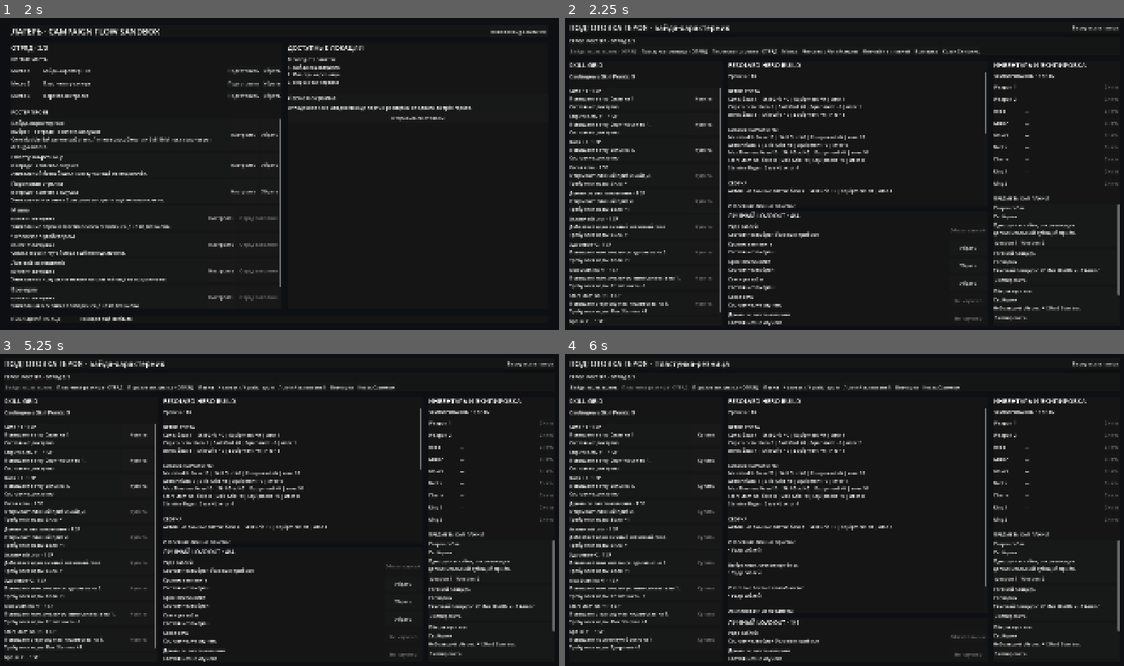
Above: before the commit, frames 1-4 (two rows, left to right).
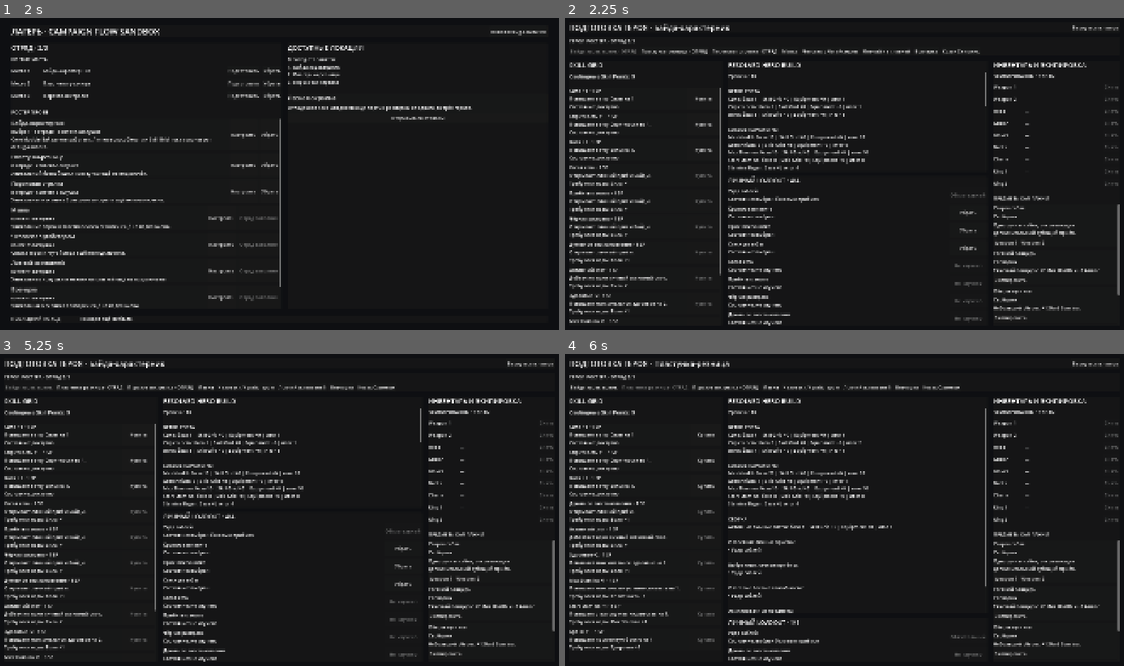
Above: after the commit, the same moments.

Repository: DanilNikolin/kleynod-steppe-frontier
Game: Godot game, scene res://scenes/campaign/campaign_sandbox.tscn
Two runs of this game, one before a commit and one after it. Both use one fixed random seed, a clock stepped at 60 frames per second and the inputs below.
Inputs:
- Up to frame 1 (2 s): click "Новая debug-кампания" at 0.5 s; click "Новая debug-кампания" at 1.25 s
- Up to frame 2 (2.25 s): click "Подготовить" at 2 s
- Up to frame 3 (5.25 s): click "Вернуться в лагерь" at 2.75 s; click "Убрать" at 3.5 s; click "Подготовить" at 4.25 s; click "Байда-характерник" at 5 s
- Up to frame 4 (6 s): click "Пластунка-резница · ОТРЯД" at 5.75 s

Frame 1 is identical in both runs. In frame 2, 2.5% of the frame differs, in the area x 0-76%, y 28-99%; in frame 3, 2.5%; in frame 4, nothing differs.

Commit message:
feat(bayda): add pin down and black massacre abilities with corresponding statuses and skill grid nodes

Diff:
--- /dev/null
+++ b/content/abilities/heroes/bayda/bayda_black_massacre.tres
@@ -0,0 +1,45 @@
+[gd_resource type="Resource" script_class="AbilityDefinition" format=3]
+
+[ext_resource type="Script" path="res://core/battle/abilities/ability_definition.gd" id="1_ability"]
+[ext_resource type="Script" path="res://core/battle/targeting/ability_targeting_definition.gd" id="2_targeting"]
+[ext_resource type="Script" path="res://core/battle/effects/battle_effect.gd" id="3_effect"]
+[ext_resource type="Script" path="res://core/battle/effects/damage_effect.gd" id="4_damage"]
+[ext_resource type="Script" path="res://core/battle/effects/apply_status_effect.gd" id="5_apply_status"]
+[ext_resource type="Resource" path="res://content/statuses/heroes/bayda/bayda_cracked_armor.tres" id="6_cracked_armor"]
+[ext_resource type="Resource" path="res://content/statuses/heroes/bayda/bayda_massacre_pinned.tres" id="7_pinned"]
+
+[sub_resource type="Resource" id="Resource_black_massacre_damage"]
+script = ExtResource("4_damage")
+base_damage = 5
+strength_scaling = 0.0
+effect_id = &"effect_bayda_black_massacre_damage"
+
+[sub_resource type="Resource" id="Resource_black_massacre_armor"]
+script = ExtResource("5_apply_status")
+status_definition = ExtResource("6_cracked_armor")
+effect_id = &"effect_bayda_black_massacre_armor"
+
+[sub_resource type="Resource" id="Resource_black_massacre_pinned"]
+script = ExtResource("5_apply_status")
+status_definition = ExtResource("7_pinned")
+effect_id = &"effect_bayda_black_massacre_pinned"
+
+[sub_resource type="Resource" id="Resource_black_massacre_targeting"]
+script = ExtResource("2_targeting")
+aim_requirement = 1
+aim_relation_mask = 4
+aim_offsets = Array[Vector2i]([Vector2i(1, -1), Vector2i(2, -1), Vector2i(3, -1), Vector2i(1, 0), Vector2i(2, 0), Vector2i(3, 0), Vector2i(1, 1), Vector2i(2, 1), Vector2i(3, 1)])
+affected_relation_mask = 4
+impact_offsets = Array[Vector2i]([Vector2i(0, 0), Vector2i(1, 0)])
+
+[resource]
+script = ExtResource("1_ability")
+ability_id = &"ability_bayda_black_massacre"
+display_name = "Чёрная расправа"
+description = "Байда обрушивается на выбранного врага и противника за ним. Наносит 5 урона, снижает их броню на 2 и запрещает двигаться до конца следующего хода."
+branch = 1
+stamina_cost = 10
+initial_lock_turns = 2
+cooldown_turns = 4
+targeting = SubResource("Resource_black_massacre_targeting")
+effects = Array[ExtResource("3_effect")]([SubResource("Resource_black_massacre_damage"), SubResource("Resource_black_massacre_armor"), SubResource("Resource_black_massacre_pinned")])
--- /dev/null
+++ b/content/abilities/heroes/bayda/bayda_pin_down.tres
@@ -0,0 +1,39 @@
+[gd_resource type="Resource" script_class="AbilityDefinition" format=3]
+
+[ext_resource type="Script" path="res://core/battle/abilities/ability_definition.gd" id="1_ability"]
+[ext_resource type="Script" path="res://core/battle/targeting/ability_targeting_definition.gd" id="2_targeting"]
+[ext_resource type="Script" path="res://core/battle/effects/battle_effect.gd" id="3_effect"]
+[ext_resource type="Script" path="res://core/battle/effects/damage_effect.gd" id="4_damage"]
+[ext_resource type="Script" path="res://core/battle/effects/apply_status_effect.gd" id="5_apply_status"]
+[ext_resource type="Resource" path="res://content/statuses/heroes/bayda/bayda_pinned_stun.tres" id="6_stun"]
+
+[sub_resource type="Resource" id="Resource_pin_down_damage"]
+script = ExtResource("4_damage")
+base_damage = 4
+strength_scaling = 0.0
+effect_id = &"effect_bayda_pin_down_damage"
+
+[sub_resource type="Resource" id="Resource_pin_down_stun"]
+script = ExtResource("5_apply_status")
+status_definition = ExtResource("6_stun")
+effect_id = &"effect_bayda_pin_down_stun"
+
+[sub_resource type="Resource" id="Resource_pin_down_targeting"]
+script = ExtResource("2_targeting")
+aim_requirement = 1
+aim_relation_mask = 4
+aim_offsets = Array[Vector2i]([Vector2i(1, -1), Vector2i(2, -1), Vector2i(1, 0), Vector2i(2, 0), Vector2i(1, 1), Vector2i(2, 1)])
+affected_relation_mask = 4
+impact_offsets = Array[Vector2i]([Vector2i(0, 0)])
+
+[resource]
+script = ExtResource("1_ability")
+ability_id = &"ability_bayda_pin_down"
+display_name = "Прибить к земле"
+description = "Байда наносит тяжёлый удар, причиняет 4 урона и заставляет врага полностью пропустить следующий ход."
+branch = 1
+stamina_cost = 8
+initial_lock_turns = 1
+cooldown_turns = 3
+targeting = SubResource("Resource_pin_down_targeting")
+effects = Array[ExtResource("3_effect")]([SubResource("Resource_pin_down_damage"), SubResource("Resource_pin_down_stun")])
--- a/content/heroes/bayda/bayda_hero.tres
+++ b/content/heroes/bayda/bayda_hero.tres
@@ -11,6 +11,8 @@
 [ext_resource type="Resource" path="res://content/abilities/heroes/bayda/bayda_gallows_hook.tres" id="9_gallows_hook"]
 [ext_resource type="Resource" path="res://content/abilities/heroes/bayda/bayda_grit_teeth.tres" id="10_grit_teeth"]
 [ext_resource type="Resource" path="res://content/abilities/heroes/bayda/bayda_slanting_cut.tres" id="11_slanting_cut"]
+[ext_resource type="Resource" path="res://content/abilities/heroes/bayda/bayda_pin_down.tres" id="12_pin_down"]
+[ext_resource type="Resource" path="res://content/abilities/heroes/bayda/bayda_black_massacre.tres" id="13_black_massacre"]
 
 [resource]
 script = ExtResource("1_hero")
@@ -20,7 +22,7 @@
 base_combatant_definition = ExtResource("3_combatant")
 core_module = ExtResource("4_core")
 skill_grid = ExtResource("5_grid")
-personal_abilities = Array[ExtResource("2_ability")]([ExtResource("6_sabre"), ExtResource("8_blood_payment"), ExtResource("9_gallows_hook"), ExtResource("10_grit_teeth"), ExtResource("11_slanting_cut"), ExtResource("7_mend")])
+personal_abilities = Array[ExtResource("2_ability")]([ExtResource("6_sabre"), ExtResource("8_blood_payment"), ExtResource("9_gallows_hook"), ExtResource("10_grit_teeth"), ExtResource("11_slanting_cut"), ExtResource("12_pin_down"), ExtResource("13_black_massacre"), ExtResource("7_mend")])
 starting_known_ability_ids = Array[StringName]([&"ability_sabre_slash", &"ability_bayda_blood_payment", &"ability_bayda_gallows_hook", &"ability_bayda_grit_teeth"])
 default_ability_id = &"ability_sabre_slash"
 starting_active_slot_count = 4
--- a/content/skill_grids/heroes/bayda/bayda_skill_grid_debug.tres
+++ b/content/skill_grids/heroes/bayda/bayda_skill_grid_debug.tres
@@ -4,6 +4,8 @@
 [ext_resource type="Script" path="res://core/heroes/skill_grid/skill_grid_node_definition.gd" id="2_node"]
 [ext_resource type="Resource" path="res://content/abilities/debug/debug_spirit_mend.tres" id="3_mend"]
 [ext_resource type="Resource" path="res://content/abilities/heroes/bayda/bayda_slanting_cut.tres" id="4_slanting_cut"]
+[ext_resource type="Resource" path="res://content/abilities/heroes/bayda/bayda_pin_down.tres" id="5_pin_down"]
+[ext_resource type="Resource" path="res://content/abilities/heroes/bayda/bayda_black_massacre.tres" id="6_black_massacre"]
 
 [sub_resource type="Resource" id="Node_strength_1"]
 script = ExtResource("2_node")
@@ -34,6 +36,24 @@
 node_type = 1
 prerequisite_node_ids = Array[StringName]([&"node_debug_strength_1"])
 granted_ability = ExtResource("4_slanting_cut")
+
+[sub_resource type="Resource" id="Node_learn_pin_down"]
+script = ExtResource("2_node")
+node_id = &"node_bayda_learn_pin_down"
+display_name = "Прибить к земле"
+description = "Открывает личный приём Байды."
+node_type = 1
+prerequisite_node_ids = Array[StringName]([&"node_debug_strength_1"])
+granted_ability = ExtResource("5_pin_down")
+
+[sub_resource type="Resource" id="Node_learn_black_massacre"]
+script = ExtResource("2_node")
+node_id = &"node_bayda_learn_black_massacre"
+display_name = "Чёрная расправа"
+description = "Открывает личный приём Байды."
+node_type = 1
+prerequisite_node_ids = Array[StringName]([&"node_debug_strength_1"])
+granted_ability = ExtResource("6_black_massacre")
 
 [sub_resource type="Resource" id="Node_learn_mend"]
 script = ExtResource("2_node")
@@ -93,4 +113,4 @@
 script = ExtResource("1_grid")
 grid_id = &"skill_grid_bayda_debug"
 display_name = "Временная сетка Байды"
-nodes = Array[ExtResource("2_node")]([SubResource("Node_stre …(95 unchanged characters)… slanting_cut"), SubResource("Node_learn_mend"), SubResource("Node_active_slot"), …(124 unchanged characters)…
+nodes = Array[ExtResource("2_node")]([SubResource("Node_stre …(95 unchanged characters)… slanting_cut"), SubResource("Node_learn_pin_down"), SubResource("Node_learn_black_massacre"), SubResource("Node_learn_mend"), SubResource("Node_active_slot"), …(124 unchanged characters)…
--- /dev/null
+++ b/content/statuses/heroes/bayda/bayda_massacre_pinned.tres
@@ -0,0 +1,18 @@
+[gd_resource type="Resource" script_class="BattleStatusDefinition" format=3]
+
+[ext_resource type="Script" path="res://core/battle/statuses/battle_status_definition.gd" id="1_status"]
+[ext_resource type="Script" path="res://core/battle/restrictions/battle_action_restriction.gd" id="2_restriction"]
+
+[sub_resource type="Resource" id="Resource_movement_restriction"]
+script = ExtResource("2_restriction")
+block_movement = true
+
+[resource]
+script = ExtResource("1_status")
+status_id = &"status_bayda_massacre_pinned"
+display_name = "Скован"
+description = "Боец не может двигаться до конца своего следующего хода."
+polarity = 2
+tags = Array[StringName]([&"debuff", &"control", &"movement_control", &"immobilized"])
+duration_turns = 1
+action_restriction = SubResource("Resource_movement_restriction")
--- /dev/null
+++ b/content/statuses/heroes/bayda/bayda_pinned_stun.tres
@@ -0,0 +1,18 @@
+[gd_resource type="Resource" script_class="BattleStatusDefinition" format=3]
+
+[ext_resource type="Script" path="res://core/battle/statuses/battle_status_definition.gd" id="1_status"]
+[ext_resource type="Script" path="res://core/battle/restrictions/battle_action_restriction.gd" id="2_restriction"]
+
+[sub_resource type="Resource" id="Resource_stun_restriction"]
+script = ExtResource("2_restriction")
+skip_owner_turn = true
+
+[resource]
+script = ExtResource("1_status")
+status_id = &"status_bayda_pinned_stun"
+display_name = "Прибит к земле"
+description = "Боец полностью пропускает следующий ход."
+polarity = 2
+tags = Array[StringName]([&"debuff", &"control", &"hard_control", &"stun"])
+duration_turns = 1
+action_restriction = SubResource("Resource_stun_restriction")
